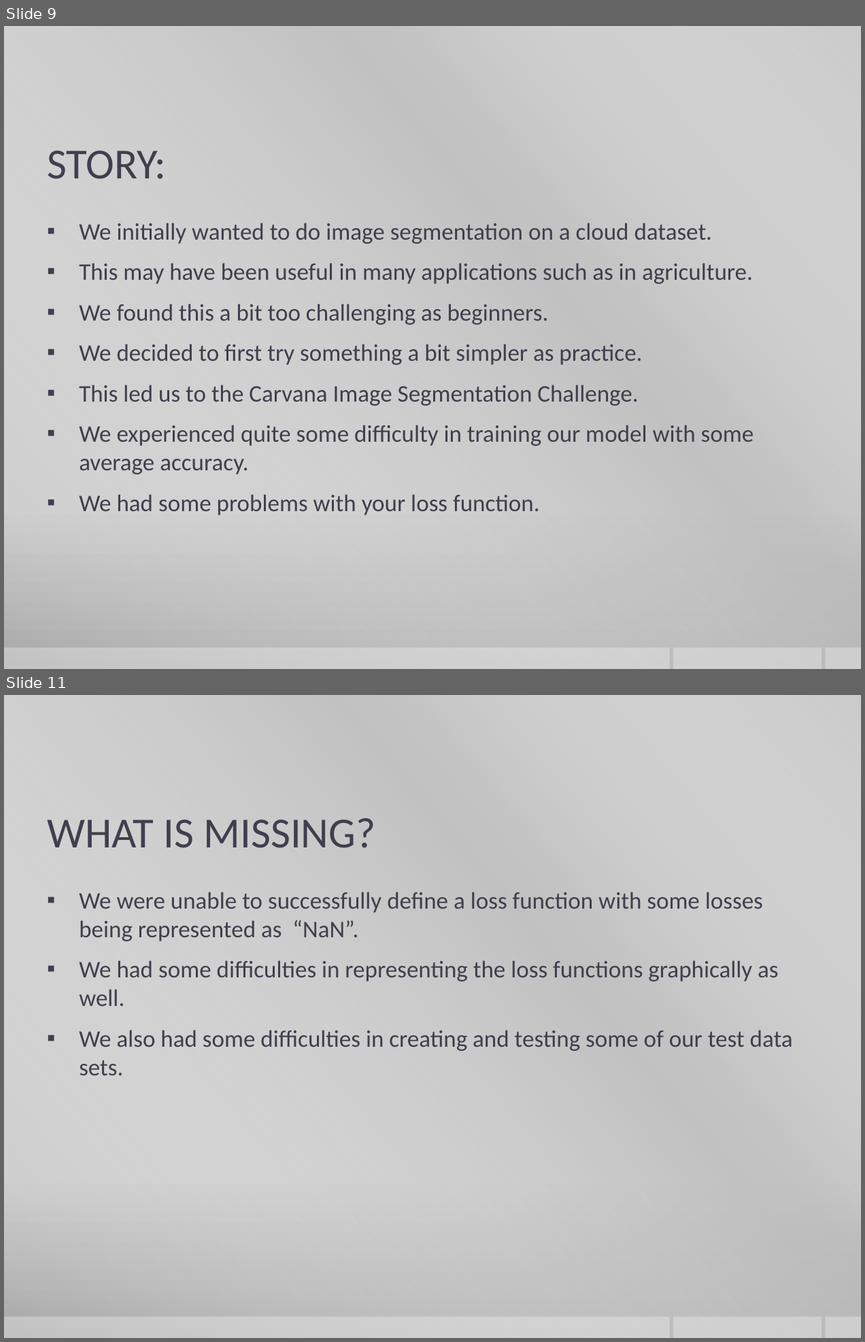
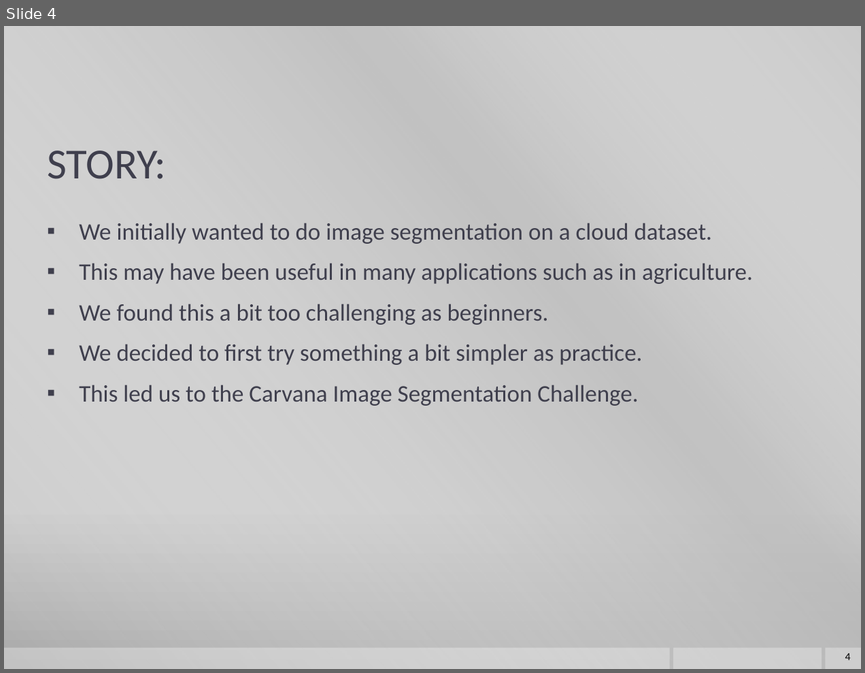
Before and after one commit to yej117/Image_Segmentation_Deep_Learning, a slide deck: IMAGE SEGMENTATION.pptx. Shown one above the other, each under a label of ours: slides 9 and 11 before the commit, slide 4 after it; the slides between them are not shown. The pictures are 865x1342 and 865x673 pixels, drawn with LibreOffice and Linux fonts; fonts in the diff are those of the drawing; background and template pictures are left out. Boxes give left, top, right and bottom in pixels: in the first picture for what was removed or moved away, otherwise in the second. Text is boxed around its words. In the diff, an @@ line names an element or a change of style, - is before the commit and + after.

```diff
--- a/IMAGE SEGMENTATION.pptx
+++ b/IMAGE SEGMENTATION.pptx
@@ slide 11 removed at (4,695,861,1338), background gradient #CBCBCB to #C8C8C8 to #A7A7A7; not listed: 4 template elements that a slide beside it also shows @@
@@ title removed at (47,818,376,848) @@
-WHAT IS MISSING?
@@ text removed at (79,892,793,1075) @@
-▪ We were unable to successfully define a loss function with some losses being represented as “NaN”.
-▪ We had some difficulties in representing the loss functions graphically as well.
-▪ We also had some difficulties in creating and testing some of our test data sets.
@@ what was slide 9 is now slide 4 @@
@@ slide 4 changed as well @@
@@ text at (79,424,754,515): paragraphs removed @@
-▪ We experienced quite some difficulty in training our model with some average accuracy.
-▪ We had some problems with your loss function.
@@ page number added at (845,653,851,660), 9 pt, text #000000 @@
+4
```
Also in this commit, not shown: 9 other slides changed, 6 slides added, 2 other slides removed.
